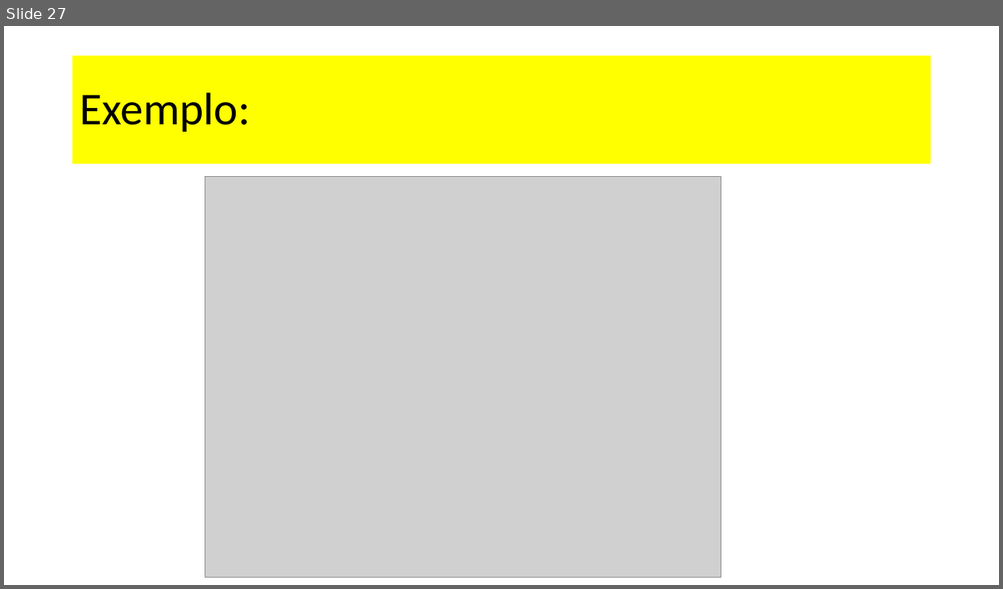
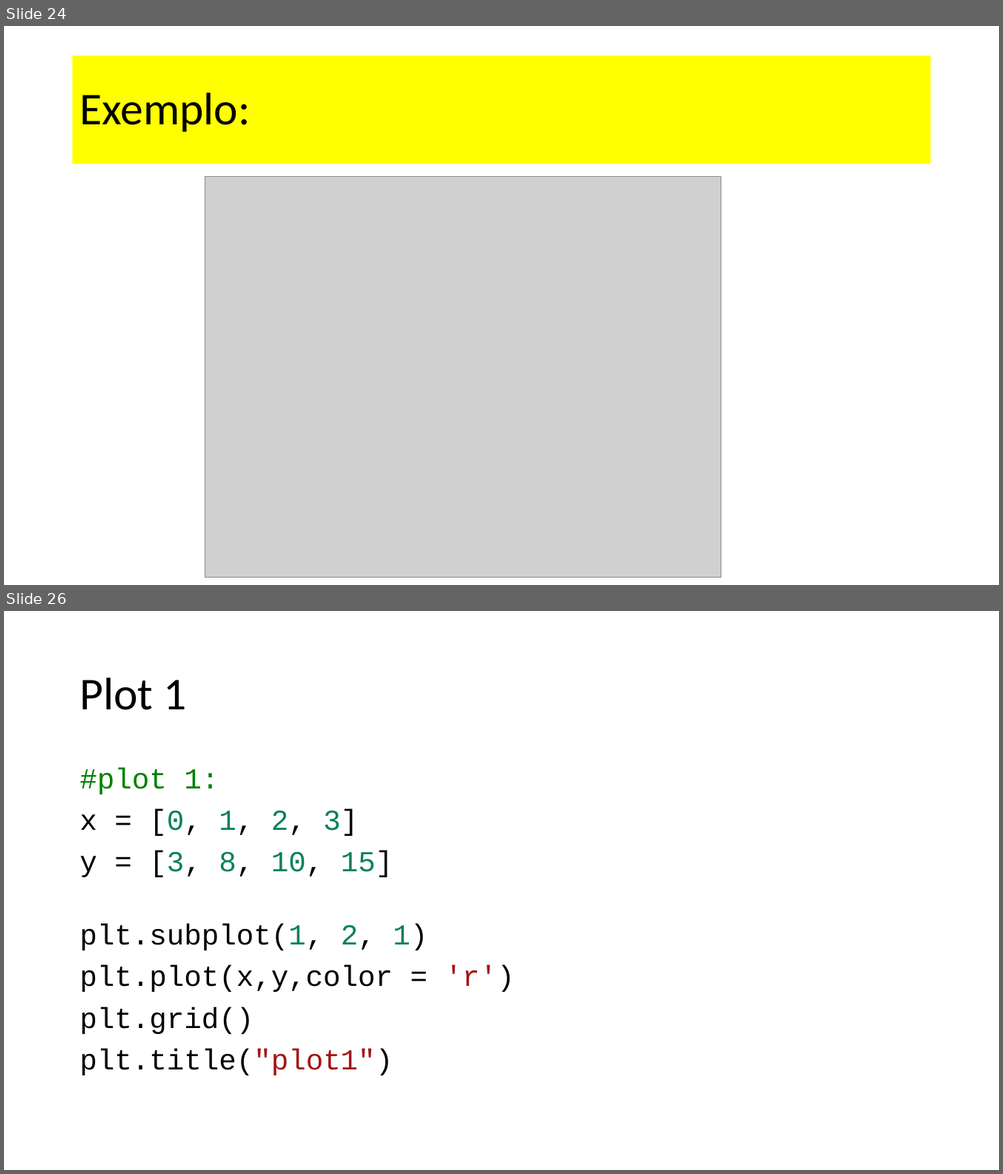
Before and after one commit to dourivaljunior/Curso-de-Python, a slide deck: curso Data Science aula matplolib.pptx. Shown one above the other, each under a label of ours: slide 27 before the commit, slides 24 and 26 after it; the slides between them are not shown. The pictures are 1003x589 and 1003x1174 pixels, drawn with LibreOffice and Linux fonts; fonts in the diff are those of the drawing; grey boxes stand for pictures. Boxes give left, top, right and bottom in pixels: in the first picture for what was removed or moved away, otherwise in the second. Text is boxed around its words. In the diff, an @@ line names an element or a change of style, - is before the commit and + after.

```diff
--- a/curso Data Science aula matplolib.pptx
+++ b/curso Data Science aula matplolib.pptx
@@ slide 26 added at bbox=[4, 611, 999, 1170], background #FFFFFF @@
@@ title added at bbox=[79, 678, 186, 710], 44 pt, text #000000 @@
+Plot 1
@@ text added at bbox=[79, 768, 515, 1076], 28 pt, text #000000 @@
+#plot 1:
+x = [0, 1, 2, 3]
+y = [3, 8, 10, 15]
+plt.subplot(1, 2, 1)
+plt.plot(x,y,color = 'r')
+plt.grid()
+plt.title("plot1")
@@ what was slide 27 is now slide 24 @@
```
Also in this commit, not shown: 6 slides changed, 5 other slides added, 5 slides removed.
